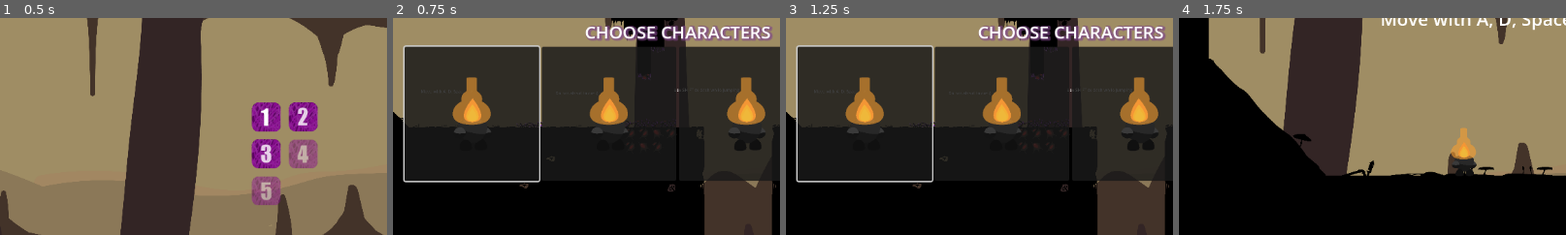
Above: before the commit, frames 1-4 (left to right).
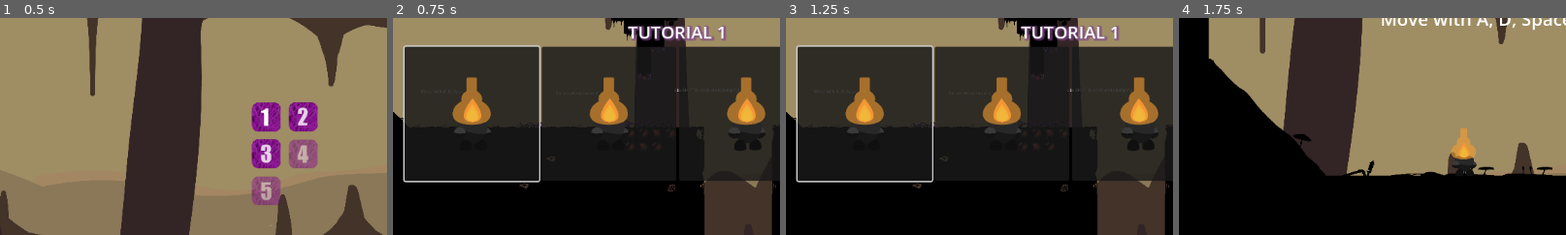
Above: after the commit, the same moments.

Repository: StarikTenger/PlatformerGame2025
Game: Godot game, scene res://scenes/UI/LevelManager.tscn
Two runs of this game, one before a commit and one after it. Both use one fixed random seed, a clock stepped at 60 frames per second and the inputs below. Sound files missing from this copy of the repository are replaced by a short silence.
Inputs (mouse positions are % of the whole screen's width and height, from its top left):
- Up to frame 1 (0.5 s): no input
- Up to frame 2 (0.75 s): click (48, 42) at 0.52 s
- Up to frame 3 (1.25 s): no input
- Up to frame 4 (1.75 s): click (50, 82) at 1.25 s
The pictures show only the part of the screen within x 13-63%, y 19-69%; the shares and areas given below are measured in that part.

Frame 1 is identical in both runs. In frame 2, 2.3% of the frame differs, in the area x 49-98%, y 3-11%; in frame 3, 2.3%; in frame 4, nothing differs.

Commit message:
Added clarifications on Tutorial vs choose your elementals

Diff:
--- a/scenes/UI/CharacterMenu.tscn
+++ b/scenes/UI/CharacterMenu.tscn
@@ -37,7 +37,7 @@
 
 [node name="Title" type="Label" parent="Margin"]
 layout_mode = 2
-text = "CHOOSE CHARACTERS"
+text = "CHOOSE ELEMENTALS BY CLICKING"
 label_settings = SubResource("LabelSettings_evv6q")
 horizontal_alignment = 1
 
--- a/scripts/UI/CharacterMenu.gd
+++ b/scripts/UI/CharacterMenu.gd
@@ -4,6 +4,7 @@
 @export var character_slot_scene: PackedScene
 @export var num_slots := 4
 var chosen : Array[String]
+var current_level_number: int = 1
 signal start_pressed
 
 var tex: Texture2D = preload("res://resources/ui/buttons.png")
@@ -28,6 +29,18 @@
 
 func _ready():
 	process_mode =Node.PROCESS_MODE_ALWAYS
+
+	# Get level number safely and handle title visibility
+	current_level_number = _get_current_level_number()
+	print("CharacterMenu: Detected level ", current_level_number)
+
+	# If tutorial level, hide the title text
+	if current_level_number <= 3:
+		var title_node = get_node_or_null("Margin/Title")
+		if title_node:
+			# title_node.hide()
+			title_node.text = "TUTORIAL " + str(current_level_number)
+
 	# Создаем нужное количество слотов
 	for i in range(num_slots):
 		var slot = character_slot_scene.instantiate()
@@ -70,6 +83,31 @@
 func get_chosen():
 	return chosen
 
+func _get_current_level_number() -> int:
+	# Extract level number from current scene filename
+	var scene_file = get_tree().current_scene.scene_file_path
+	if "level_1" in scene_file:
+		return 1
+	elif "level_2" in scene_file:
+		return 2
+	elif "level_3" in scene_file:
+		return 3
+	elif "level_4" in scene_file:
+		return 4
+	elif "level_5" in scene_file:
+		return 5
+	return 1  # Default to level 1
+
+func set_level_number(level_num: int):
+	current_level_number = level_num
+	print("CharacterMenu: Set to level ", level_num)
+
+	# If tutorial level, hide the title text
+	if current_level_number <= 2:
+		var title_node = get_node_or_null("Margin/Title")
+		if title_node:
+			title_node.hide()
+
 func load_chosen(_chosen : Array[String]):
 	chosen = _chosen
 	var cnt = 0
--- a/scripts/level_template.gd
+++ b/scripts/level_template.gd
@@ -266,7 +266,7 @@
 		else:
 			hint = "This character will leave an effect upon death"
 	else:
-		hint = "The characters are over"
+		hint = "You have no more elementals"
 
 	death_menu.set_context(allow_apply, hint)
 
